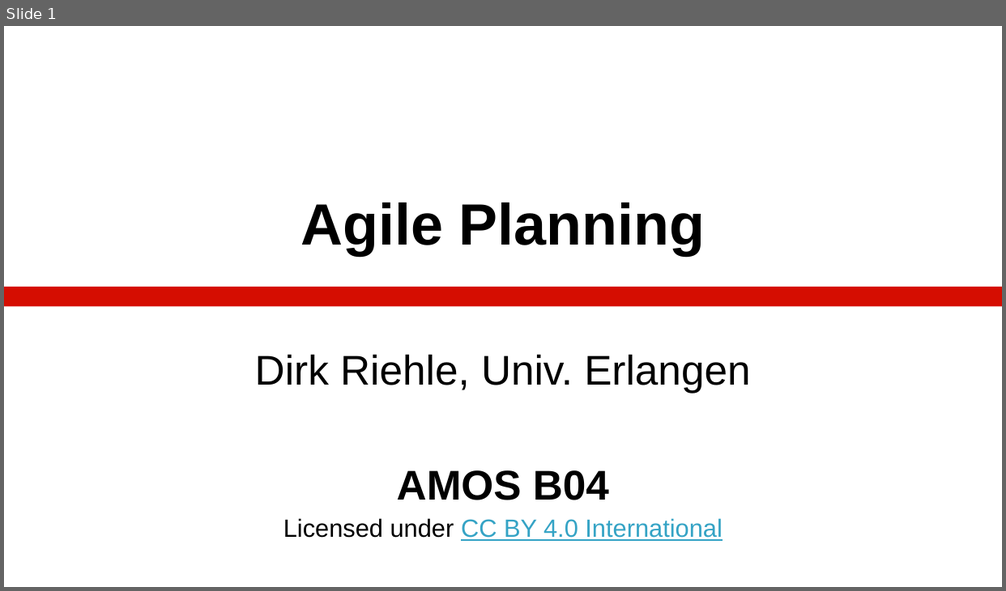
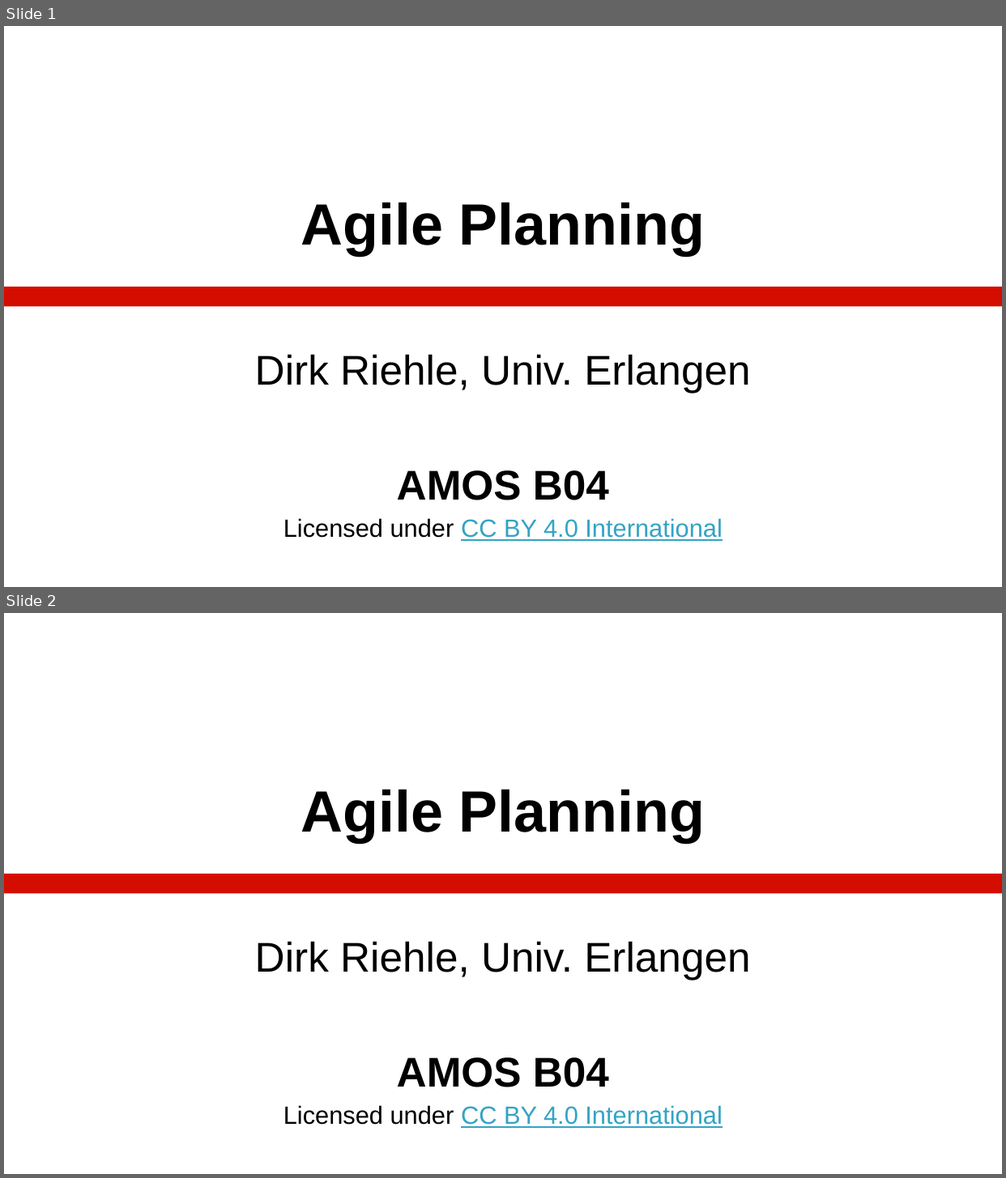
Before and after one commit to dirkriehle/amos-course, a slide deck: Lecture slides/AMOS B04 - Agile Planning.pptx. Shown one above the other, each under a label of ours: slide 1 before the commit, slides 1 and 2 after it. The pictures are 1006x591 and 1006x1178 pixels, drawn with LibreOffice and Linux fonts; fonts in the diff are those of the drawing. Boxes give left, top, right and bottom in pixels: in the first picture for what was removed or moved away, otherwise in the second. Text is boxed around its words. In the diff, an @@ line names an element or a change of style, - is before the commit and + after.

```diff
--- a/Lecture slides/AMOS B04 - Agile Planning.pptx
+++ b/Lecture slides/AMOS B04 - Agile Planning.pptx
@@ slide 2 added at (4, 613, 1002, 1174), background #FFFFFF; not listed: 1 template element that a slide beside it also shows @@
@@ title added at (300, 790, 705, 842), 42 pt, text #000000, bold @@
+Agile Planning
@@ subtitle added at (255, 941, 750, 1128), 18 pt, text #000000 @@
+Dirk Riehle, Univ. Erlangen
+AMOS B04
+Licensed under CC BY 4.0 International
```
Also in this commit, not shown: 1 slide changed, 15 other files.
